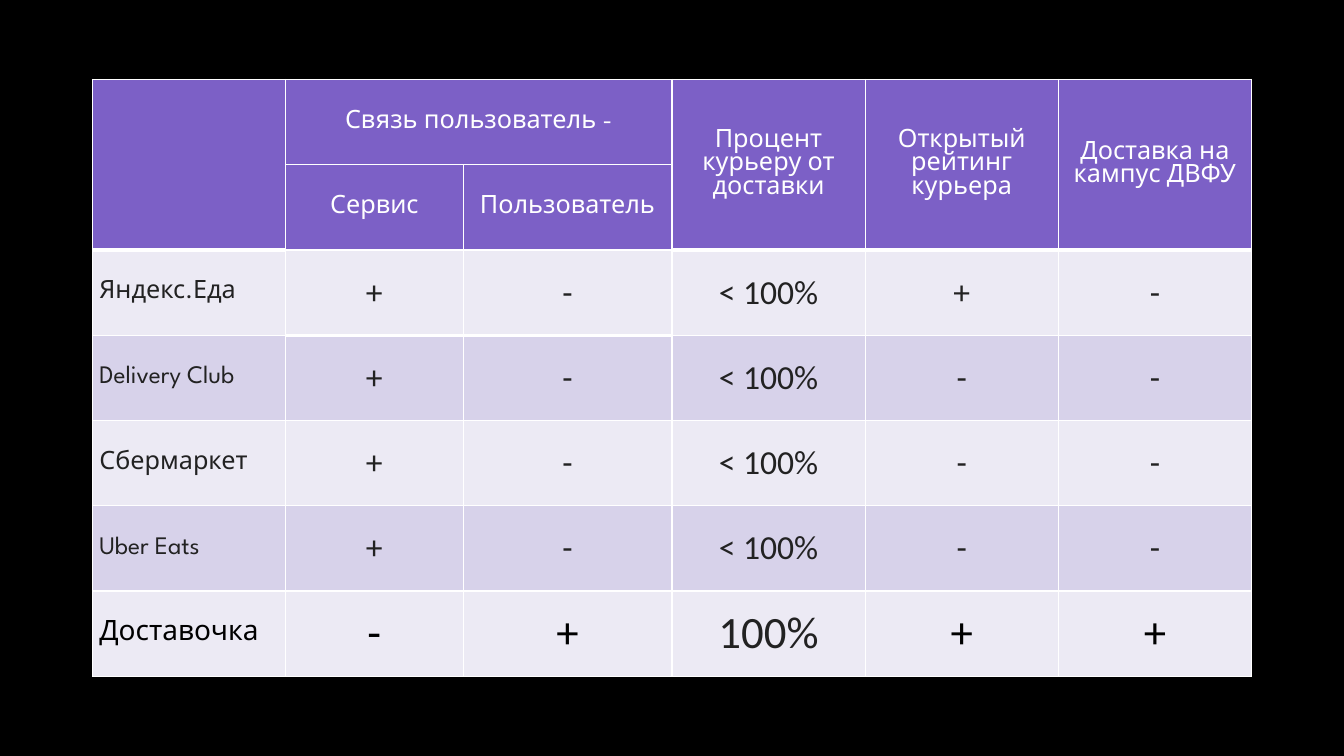
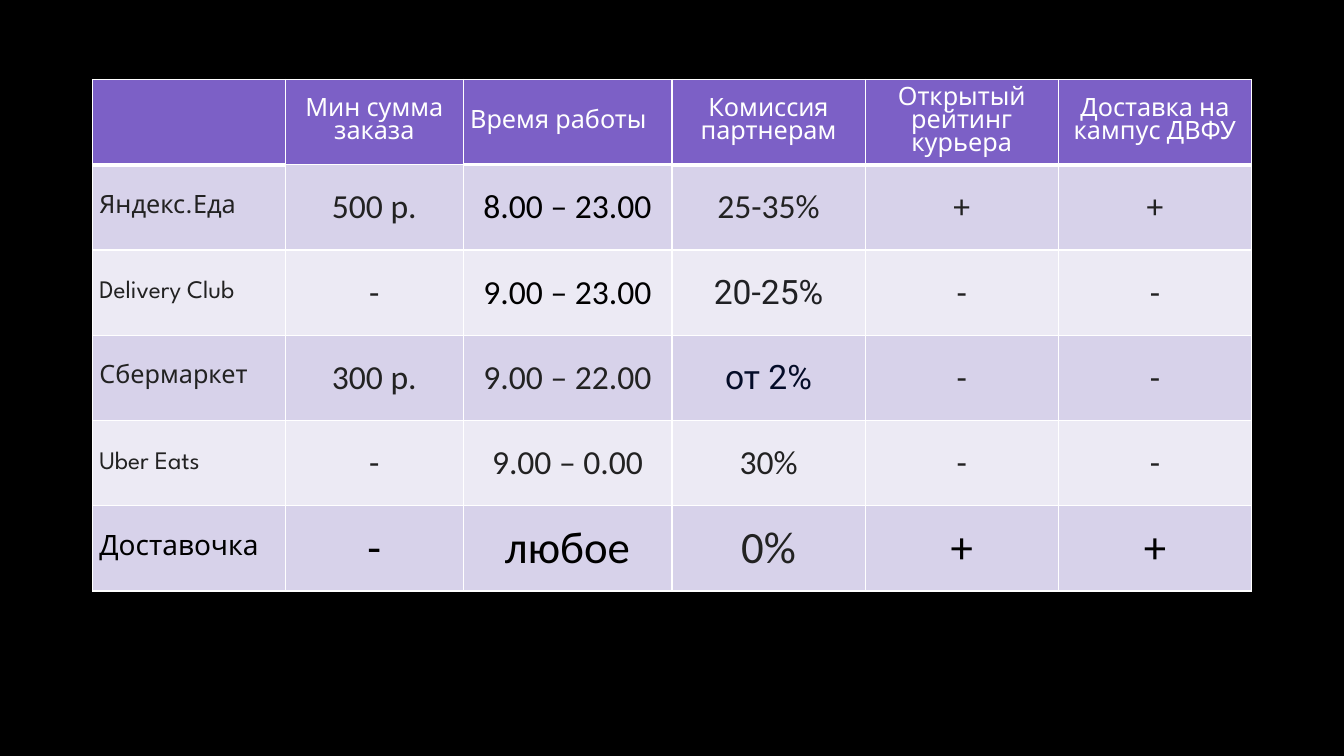
Before and after one commit to Flnchkv/Dostavochka, a slide deck: slide 6 of Презентация.pptx (slide 5 before the commit). Drawn at 1344x756 pixels with LibreOffice and Linux fonts; fonts in the diff are those of the drawing. Boxes give left, top, right and bottom in pixels: in the first picture for what was removed or moved away, otherwise in the second. Text is boxed around its words. In the diff, an @@ line names an element or a change of style, - is before the commit and + after.

```diff
--- a/Презентация.pptx
+++ b/Презентация.pptx
@@ table at <box>93,80,1253,611</box> @@
-row 1:  | Связь пользователь - |  | Процент курьеру от доставки | Открытый рейтинг курьера | Доставка на кампус ДВФУ
-row 2:  | Сервис | Пользователь |  |  | 
-row 3: Яндекс.Еда | + | - | < 100% | + | -
-row 4: Delivery Club | + | - | < 100% | - | -
-row 5: Сбермаркет | + | - | < 100% | - | -
-row 6: Uber Eats | + | - | < 100% | - | -
-row 7: Доставочка | - | + | 100% | + | +
+row 1:  | Мин сумма заказа | Время работы | Комиссия партнерам | Открытый рейтинг курьера | Доставка на кампус ДВФУ
+row 2: Яндекс.Еда | 500 р. | 8.00 – 23.00 | 25-35% | + | +
+row 3: Delivery Club | - | 9.00 – 23.00 | 20-25% | - | -
+row 4: Сбермаркет | 300 р. | 9.00 – 22.00 | от 2% | - | -
+row 5: Uber Eats | - | 9.00 – 0.00 | 30% | - | -
+row 6: Доставочка | - | любое | 0% | + | +
```
Also in this commit, not shown: 2 slides added, 2 other files.
